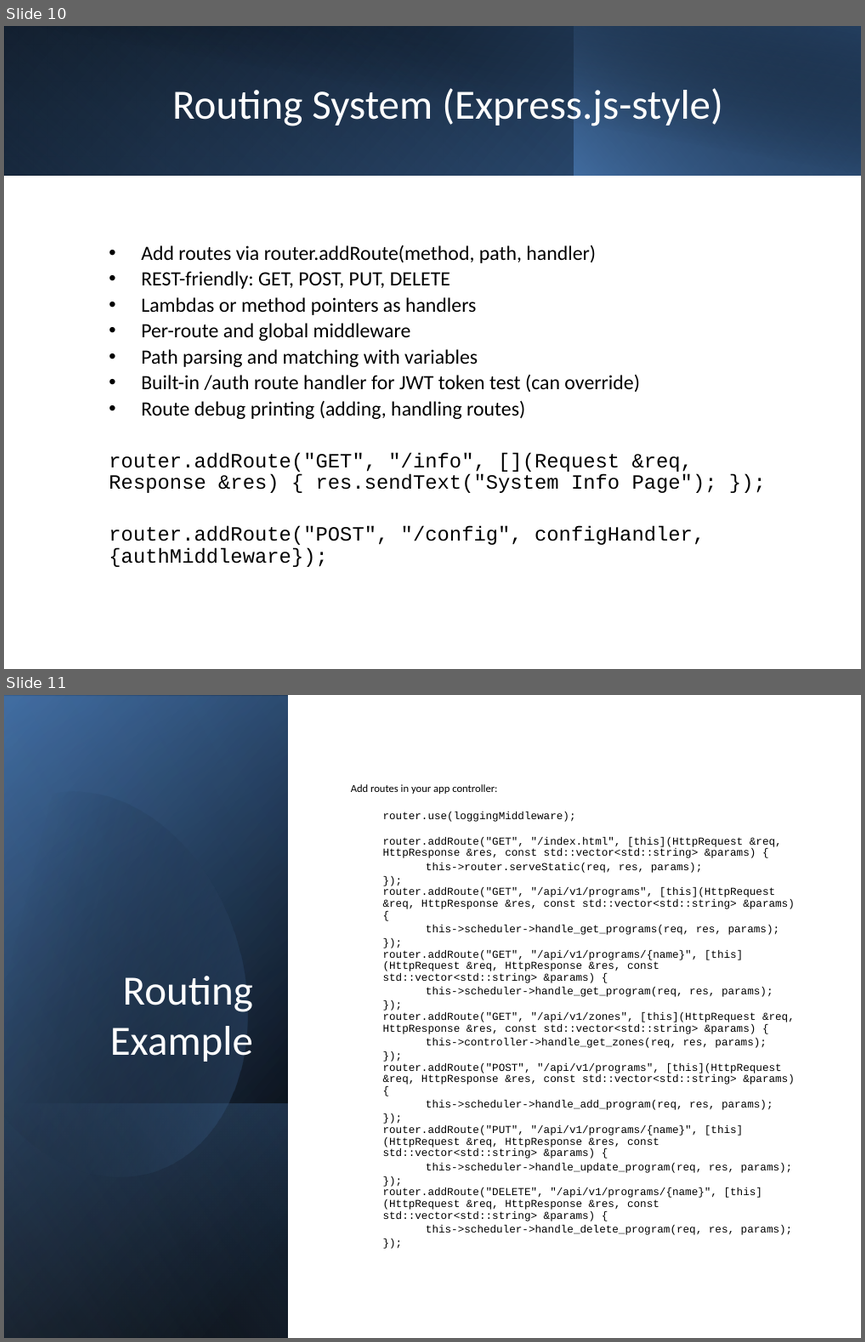
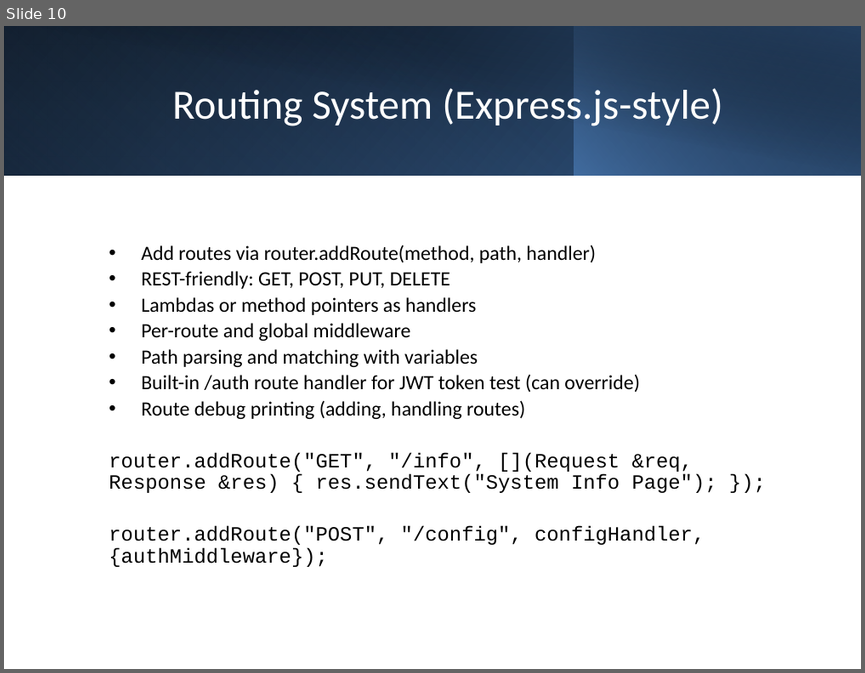
Before and after one commit to Pico-Framework/pico-framework, a slide deck: docs/picoframework_full_presentation_combined.pptx. Shown one above the other, each under a label of ours: slides 10 and 11 before the commit, slide 10 after it. The pictures are 865x1342 and 865x673 pixels, drawn with LibreOffice and Linux fonts; fonts in the diff are those of the drawing. Boxes give left, top, right and bottom in pixels: in the first picture for what was removed or moved away, otherwise in the second. Text is boxed around its words. In the diff, an @@ line names an element or a change of style, - is before the commit and + after.

```diff
--- a/docs/picoframework_full_presentation_combined.pptx
+++ b/docs/picoframework_full_presentation_combined.pptx
@@ slide 11 removed at [4,695,861,1338], background #FFFFFF @@
@@ rectangle removed at [4,695,861,1338] @@
@@ rectangle removed at [5,695,288,1337] @@
@@ rectangle removed at [5,697,288,1338] @@
@@ rectangle removed at [5,695,288,1336] @@
@@ freeform shape removed at [4,755,292,1208] @@
@@ text removed at [351,784,794,1235] @@
-Add routes in your app controller:
-router.use(loggingMiddleware);
-router.addRoute("GET", "/index.html", [this](HttpRequest &req, HttpResponse &res, const std::vector<std::string> &params) {
-this->router.serveStatic(req, res, params);
-});
-router.addRoute("GET", "/api/v1/programs", [this](HttpRequest &req, HttpResponse &res, const std::vector<std::string> &params) {
-this->scheduler->handle_get_programs(req, res, params);
-});
-router.addRoute("GET", "/api/v1/programs/{name}", [this](HttpRequest &req, HttpResponse &res, const std::vector<std::string> &params) {
-this->scheduler->handle_get_program(req, res, params);
-});
-router.addRoute("GET", "/api/v1/zones", [this](HttpRequest &req, HttpResponse &res, const std::vector<std::string> &params) {
-this->controller->handle_get_zones(req, res, params);
-});
-router.addRoute("POST", "/api/v1/programs", [this](HttpRequest &req, HttpResponse &res, const std::vector<std::string> &params) {
-this->scheduler->handle_add_program(req, res, params);
-});
-router.addRoute("PUT", "/api/v1/programs/{name}", [this](HttpRequest &req, HttpResponse &res, const std::vector<std::string> &params) {
-this->scheduler->handle_update_program(req, res, params);
-});
-router.addRoute("DELETE", "/api/v1/programs/{name}", [this](HttpRequest &req, HttpResponse &res, const std::vector<std::string> &params) {
-this->scheduler->handle_delete_program(req, res, params);
-});
@@ title removed at [110,975,253,1061] @@
-Routing Example
@@ rectangle removed at [5,1103,288,1338] @@
```
Also in this commit, not shown: 10 slides changed, 1 slide added, 2 other slides removed, 3 other files.
